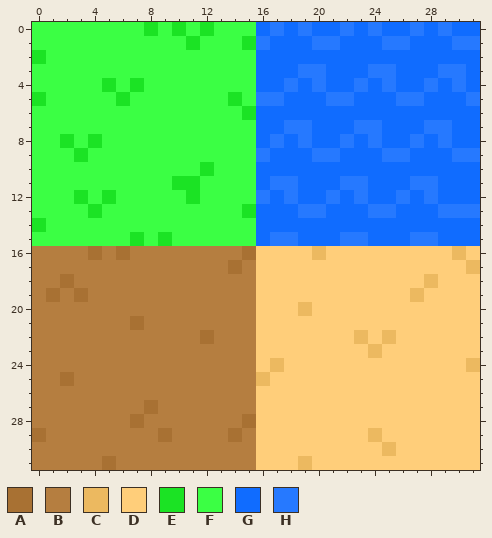
File history of a pixel-art sprite, Assets/Texture-Atlas/basic_terrain.png. Above: the version before the commit.
The file is 32x32 pixels.
Palette (. is transparent): A #a87133  B #b57e40  C #ecb960  D #ffce7a  E #1be324  F #3bff44  G #106cff  H #2679ff
New version:
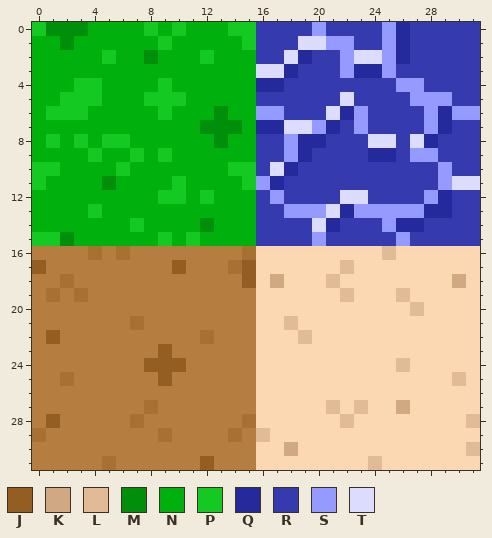
Colours new in this view: J #945e22  K #d0a881  L #e1bb95  M #008f0b  N #00b00d  P #14c921  Q #242a9c  R #353baf  S #959aff  T #dbdcff
Change:
colour D: #ffce7a -> #fbd7b2
Changed rows in their new state; - is a pixel that keeps its letter.
first column x 0:
 0 PMMMNNNNPNPNNNPPRRRRSRRRRSQRRRRR
 1 NNMNNNNNNPNNNNNPRRRTTSSRRSQRRRRR
 2 NNNNNPNNMNNNPNNNRRTQRRSTTSQRRRRR
 3 NNNNNNNNNNNNNNNNTTQRRRSQQSRRRRRR
 4 NNNPPNNNNPNNNNNNQQRRRRRRRRSSRRRR
 5 NNPPPNNNPPPNNNNNRRRRRRTRRRRSSSRR
 6 NPPPNNNNNPNNNMNNSSRRRTQSRRRRSQSS
 7 NNNNNNNNNNNNMMMNQQTTSQRSRRRRSQRR
 8 NPNPNPPNNNNNNMNNRRSQQRRRTTRTQRRR
 9 NNNNPNNPNPNNNNNNRRSQRRRRQQRSSRRR
10 PPNNNNPNNNNNNNPPRTQRRRRRRRRRRSRR
11 PNNNNMNNNNPNNNNPSQRRRRRRRRRRRSTT
12 NNNNNNNNNPPNPNNNRSRRRRTTRRRRSQRR
13 NNNNPNNNNNNNNNNNRRSSSTQSSSSSQQRR
14 NNNNNNNPNNNNMNNNRRRRTQRRRSQQRRRR
15 PPMNNNNNNPNPNNNNRRRRSRRRRRSRRRRR
16 --------------------D----L----D-
17 J---------J----J------L--------D
18 ---------------J-K---L------D-K-
19 ----------------------L---LD----
20 -------------------D-------L----
21 ------------------L-------------
22 -J-----------------L---D-D------
23 ---------J--------------D-------
24 --------JJJ------D--------L----D
25 ---------J------D-------------L-
27 ---------------------L-L--K-----
28 -J--------------------L--------L
29 ----------------L-------D-------
30 ------------------K------D-----L
31 ------------J------D----L-------
Where, in picture pixels (left, top, right, bottom), the same in both pictures:
changed: (32, 22, 480, 470)
